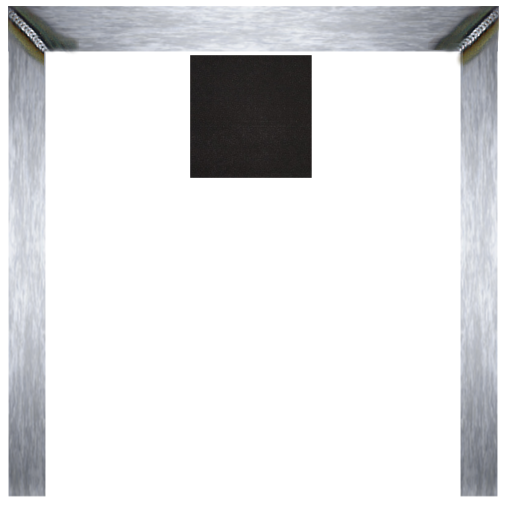
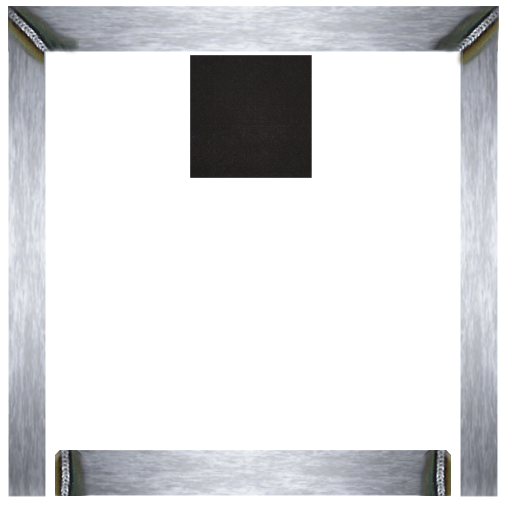
Before/after of a 512x512 layered artwork. What changed in the layer stack:
added layer "Pasted Layer #5" above "Pasted Layer #4" over [414, 450, 451, 496]
added layer "Pasted Layer #4" above "Pasted Layer #1" over [55, 450, 92, 496]
added layer "Pasted Layer copy #2" above "Pasted Layer" over [64, 450, 443, 496]
